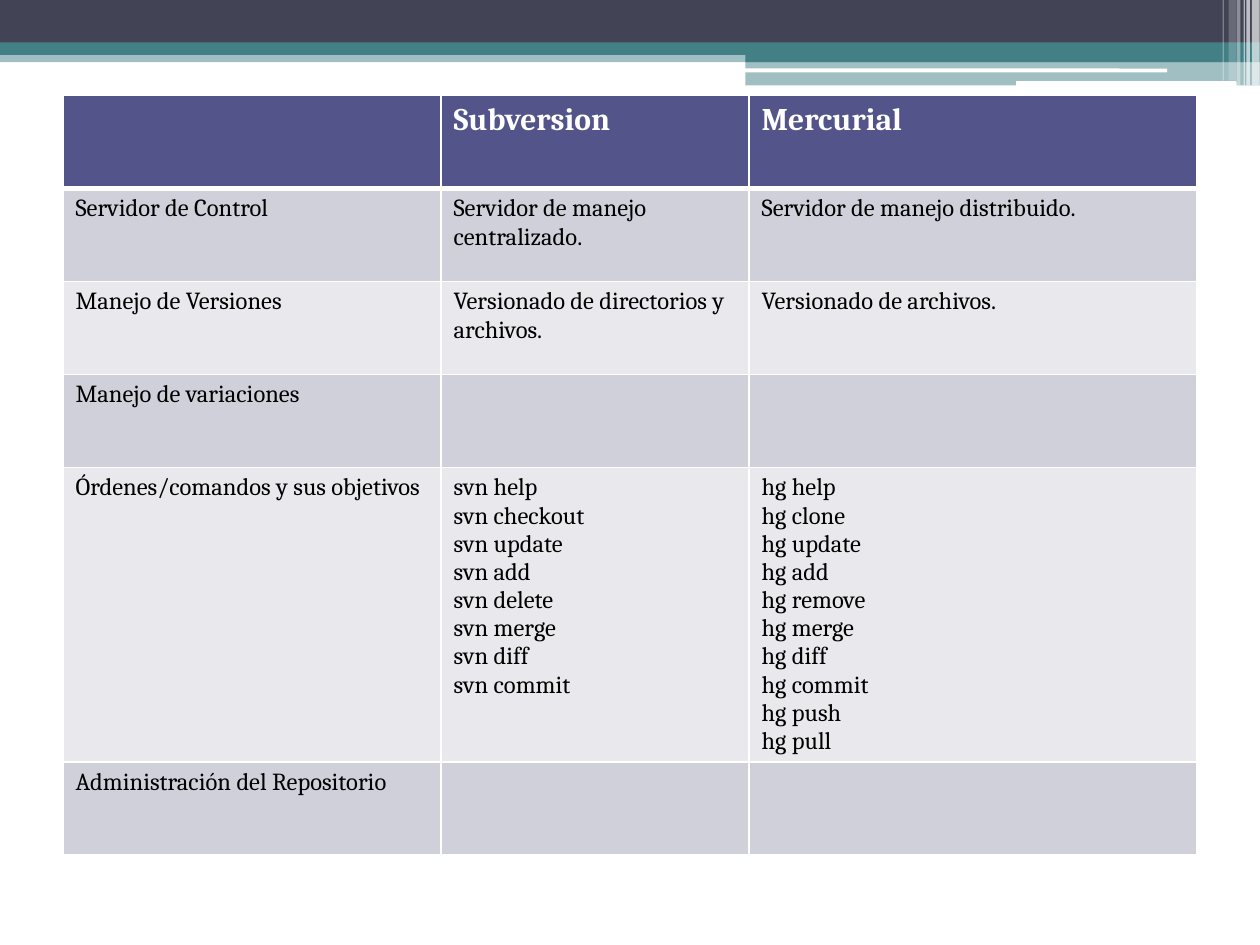
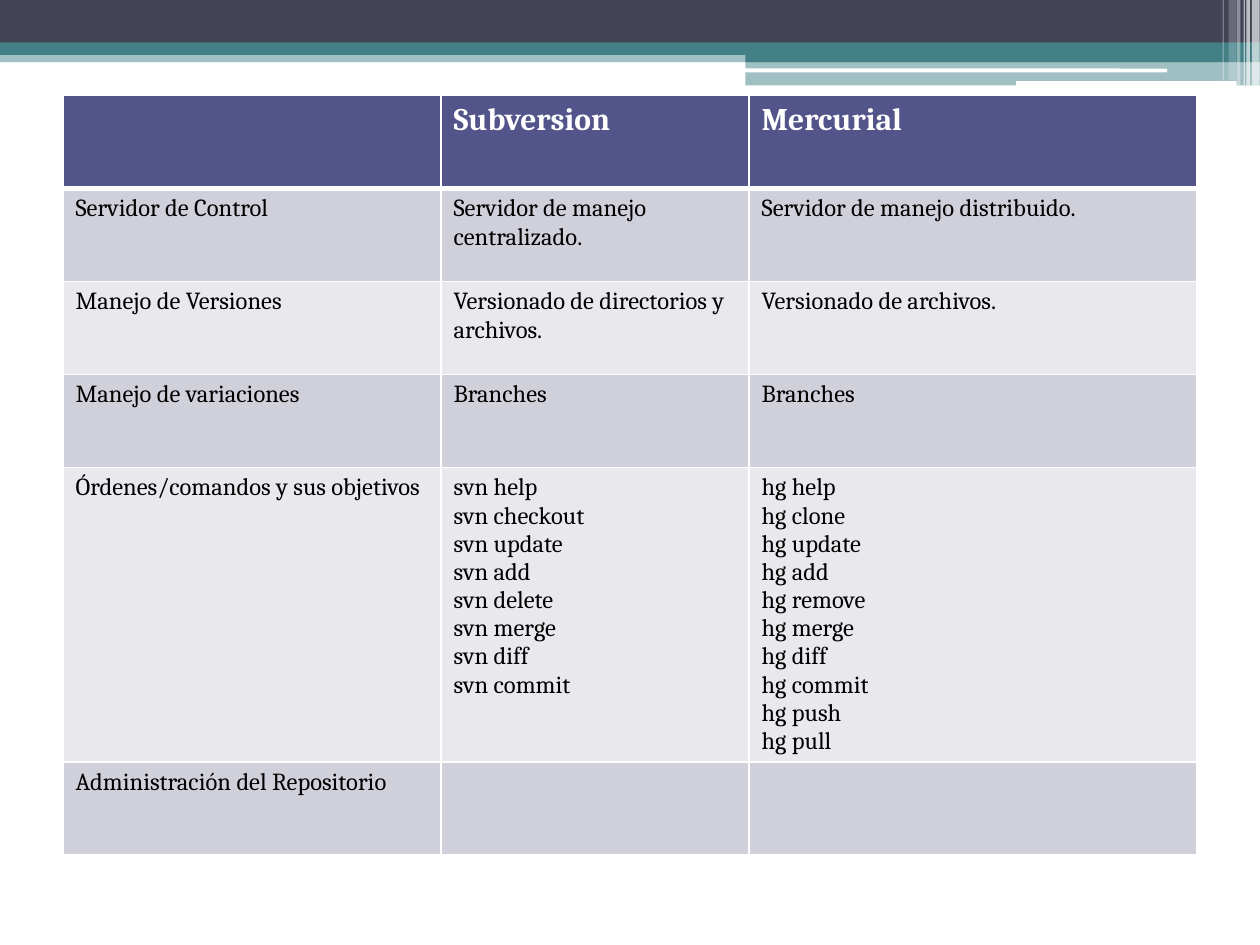
Before and after one commit to gabrielgag89/ing-sw-2012, a slide deck: slide 6 of Gestion de Configuracion.pptx. Drawn at 1260x945 pixels with LibreOffice and Linux fonts; fonts in the diff are those of the drawing. Boxes give left, top, right and bottom in pixels: in the first picture for what was removed or moved away, otherwise in the second. Text is boxed around its words. In the diff, an @@ line names an element or a change of style, - is before the commit and + after.

```diff
--- a/Gestion de Configuracion.pptx
+++ b/Gestion de Configuracion.pptx
@@ table at (63,96,1197,867) @@
-row 4, column 2: 
+row 4, column 2: Branches
-row 4, column 3: 
+row 4, column 3: Branches
```
Also in this commit, not shown: 5 other slides changed, 2 slides added, 1 slide removed.
